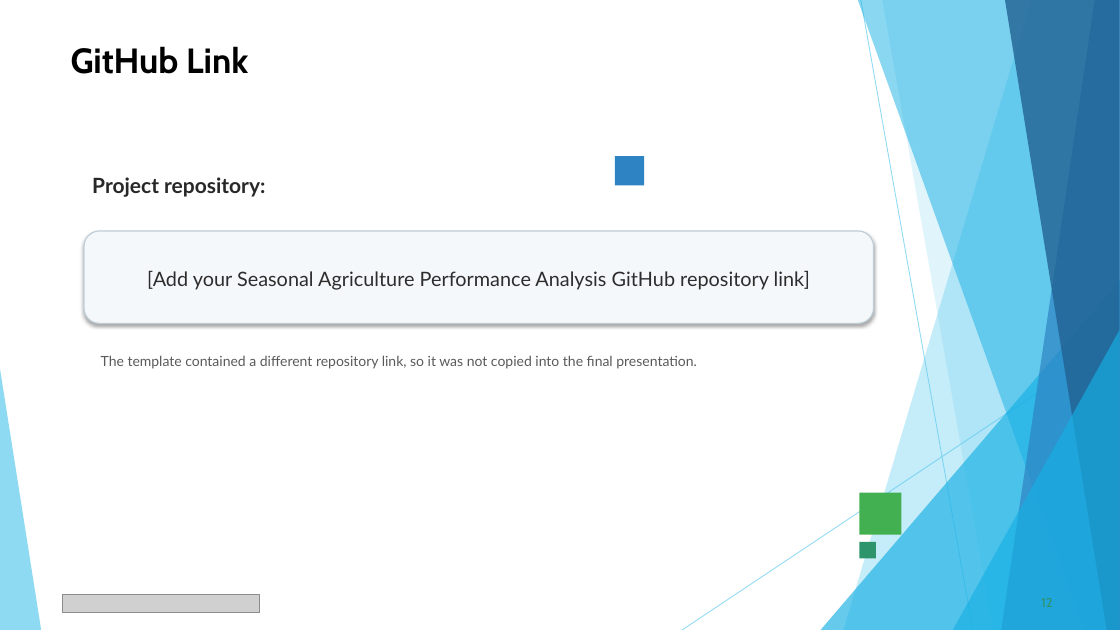
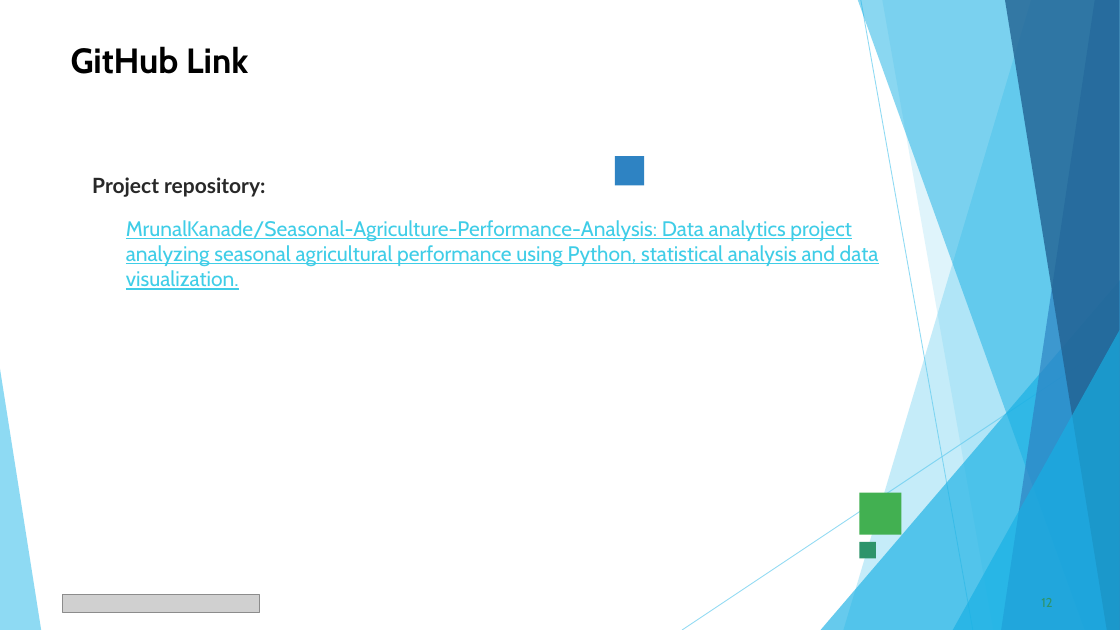
Before and after one commit to MrunalKanade/Seasonal-Agriculture-Performance-Analysis, a slide deck: slide 12 of Seasonal_Agriculture_Performance_Analysis_Major_Project_Presentation.pptx. Drawn at 1120x630 pixels with LibreOffice and Linux fonts; fonts in the diff are those of the drawing; grey boxes stand for pictures. Boxes give left, top, right and bottom in pixels: in the first picture for what was removed or moved away, otherwise in the second. Text is boxed around its words. In the diff, an @@ line names an element or a change of style, - is before the commit and + after.

Commit message:
Update project presentation

```diff
--- a/Seasonal_Agriculture_Performance_Analysis_Major_Project_Presentation.pptx
+++ b/Seasonal_Agriculture_Performance_Analysis_Major_Project_Presentation.pptx
@@ rounded rectangle removed at (84, 231, 874, 323) @@
-[Add your Seasonal Agriculture Performance Analysis GitHub repository link]
@@ text added at (126, 220, 879, 290), 18 pt, text #3FCDE7, underline @@
+MrunalKanade/Seasonal-Agriculture-Performance-Analysis: Data analytics project analyzing seasonal agricultural performance using Python, statistical analysis and data visualization.
@@ text removed at (101, 355, 697, 369) @@
-The template contained a different repository link, so it was not copied into the final presentation.
```
Also in this commit, not shown: 13 other slides changed.
